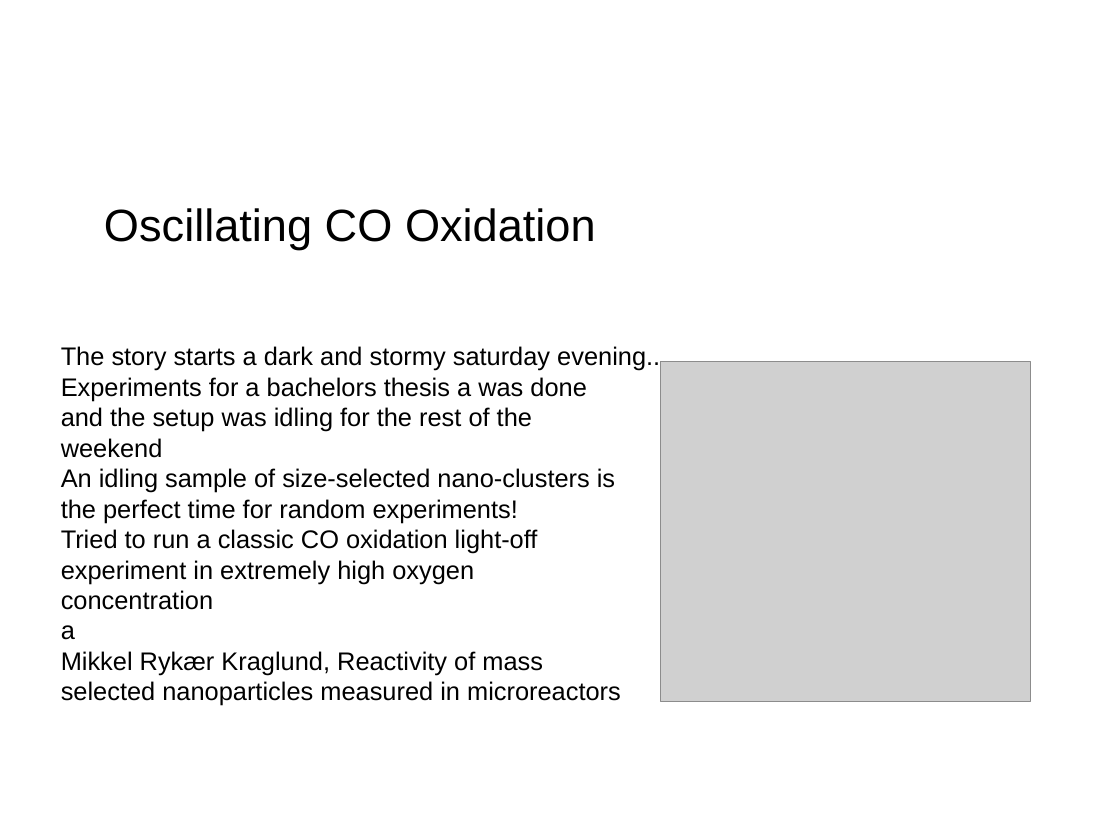
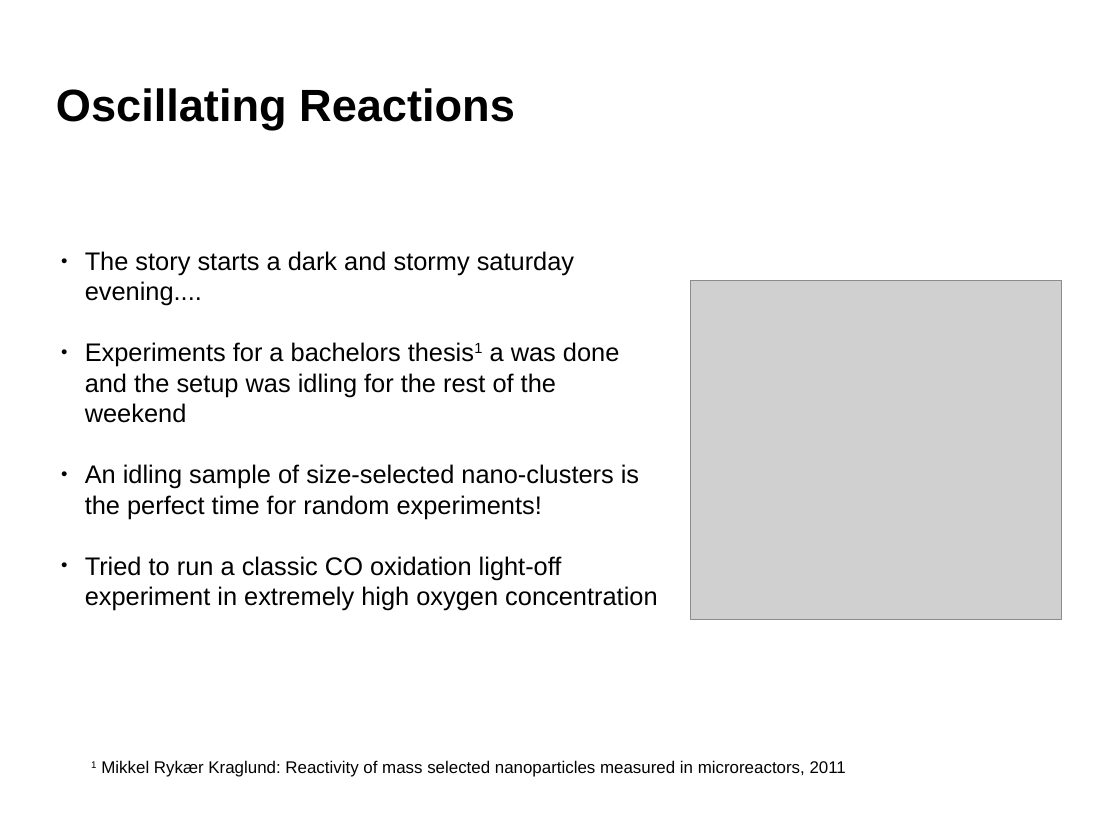
Before and after one commit to robertjensen/Thesis, a slide deck: slide 25 of defence/presentaation.odp (slide 22 before the commit). Drawn at 1120x840 pixels with LibreOffice and Linux fonts; fonts in the diff are those of the drawing; grey boxes stand for pictures; background and template pictures are left out. Boxes give left, top, right and bottom in pixels: in the first picture for what was removed or moved away, otherwise in the second. Text is boxed around its words. In the diff, an @@ line names an element or a change of style, - is before the commit and + after.

Commit message:
More work on presentation

```diff
--- a/defence/presentaation.odp
+++ b/defence/presentaation.odp
@@ title added at (56,88,515,130), 32 pt, text #000000, bold @@
+Oscillating Reactions
@@ text removed at (104,208,596,250) @@
-Oscillating CO Oxidation
@@ text "The story starts a dark ...": place and size @@
-text "The story starts a dark ..." at (61,346,674,706)
+text "The story starts a dark ..." at (85,251,657,611)
@@ text at (85,251,574,306): bullet none to ● @@
@@ picture: place and size @@
-picture at (661,362,1032,701)
+picture at (691,281,1062,620)
@@ text at (85,342,657,611): text changed @@
-Experiments for a bachelors thesis a was done
-and the setup was idling for the rest of the
-weekend
-An idling sample of size-selected nano-clusters is
-the perfect time for random experiments!
-Tried to run a classic CO oxidation light-off
-experiment in extremely high oxygen
-concentration
-a
-Mikkel Rykær Kraglund, Reactivity of mass
-selected nanoparticles measured in microreactors
+● Experiments for a bachelors thesis1 a was done and the setup was idling for the rest of the weekend
+● An idling sample of size-selected nano-clusters is the perfect time for random experiments!
+● Tried to run a classic CO oxidation light-off experiment in extremely high oxygen concentration
@@ text added at (91,760,846,777), 12 pt, text #000000 @@
+1 Mikkel Rykær Kraglund: Reactivity of mass selected nanoparticles measured in microreactors, 2011
```
Also in this commit, not shown: 10 other slides changed, 10 slides added, 5 slides removed, 10 other files.
